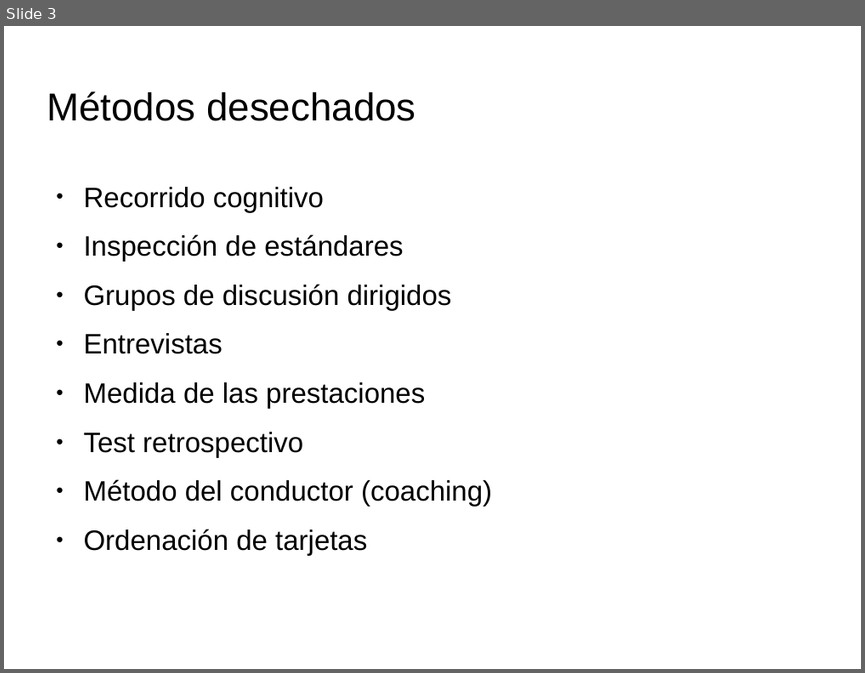
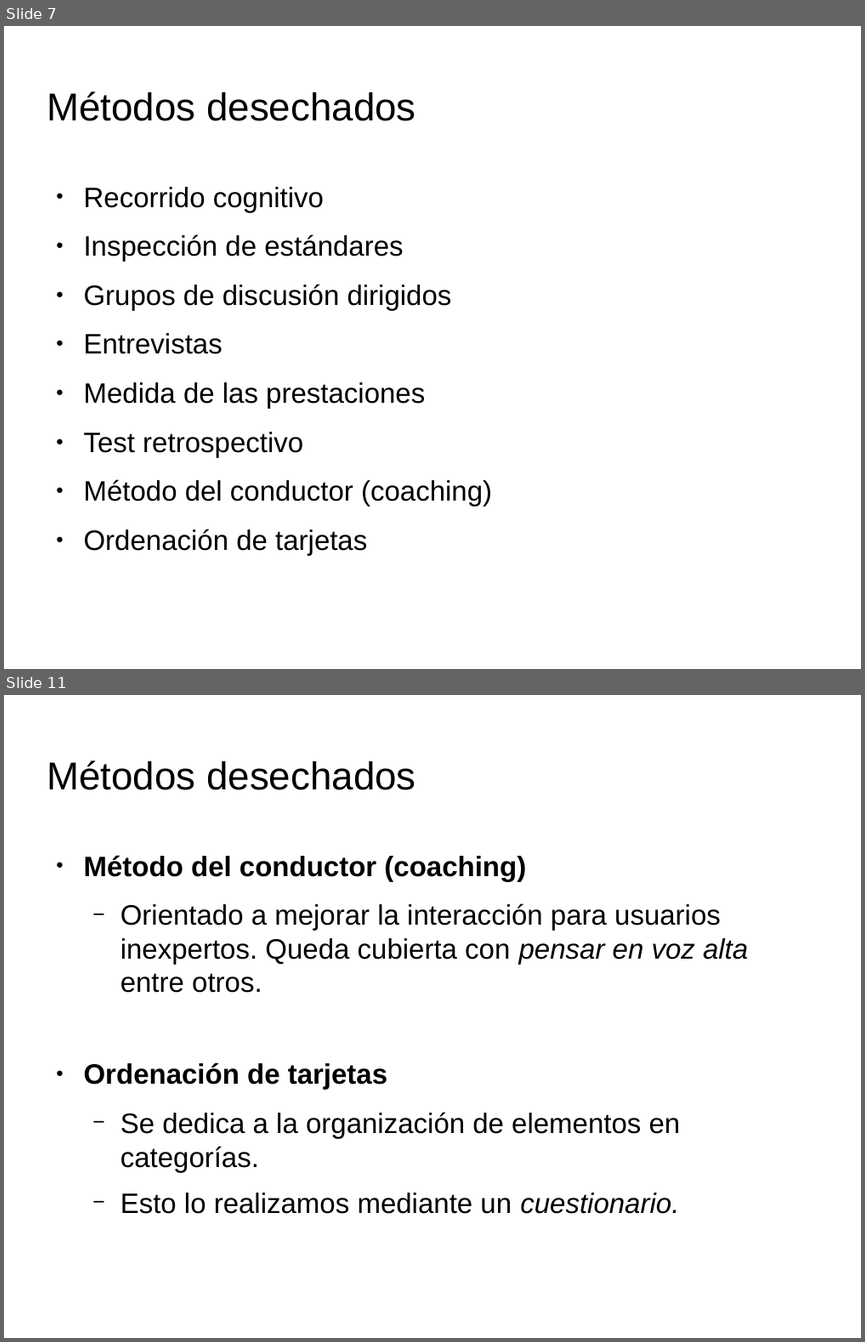
Before and after one commit to spolex/MakeStrong, a slide deck: IPC_doc/actividad7.3/plan_evaluación.odp. Shown one above the other, each under a label of ours: slide 3 before the commit, slides 7 and 11 after it; the slides between them are not shown. The pictures are 865x673 and 865x1342 pixels, drawn with LibreOffice and Linux fonts; fonts in the diff are those of the drawing; background and template pictures are left out. Boxes give left, top, right and bottom in pixels: in the first picture for what was removed or moved away, otherwise in the second. Text is boxed around its words. In the diff, an @@ line names an element or a change of style, - is before the commit and + after.

```diff
--- a/IPC_doc/actividad7.3/plan_evaluación.odp
+++ b/IPC_doc/actividad7.3/plan_evaluación.odp
@@ slide 11 added at (4, 695, 861, 1338), background picture (left out) @@
@@ title added at (46, 760, 416, 790), 36 pt, text #000000 @@
+Métodos desechados
@@ text added at (84, 855, 748, 1213), 26 pt, text #000000 @@
+● Método del conductor (coaching)
+  − Orientado a mejorar la interacción para usuarios inexpertos. Queda cubierta con pensar en voz alta entre otros.
+● Ordenación de tarjetas
+  − Se dedica a la organización de elementos en categorías.
+  − Esto lo realizamos mediante un cuestionario.
@@ what was slide 3 is now slide 7 @@
```
Also in this commit, not shown: 2 slides changed, 11 other slides added, 1 other file.
